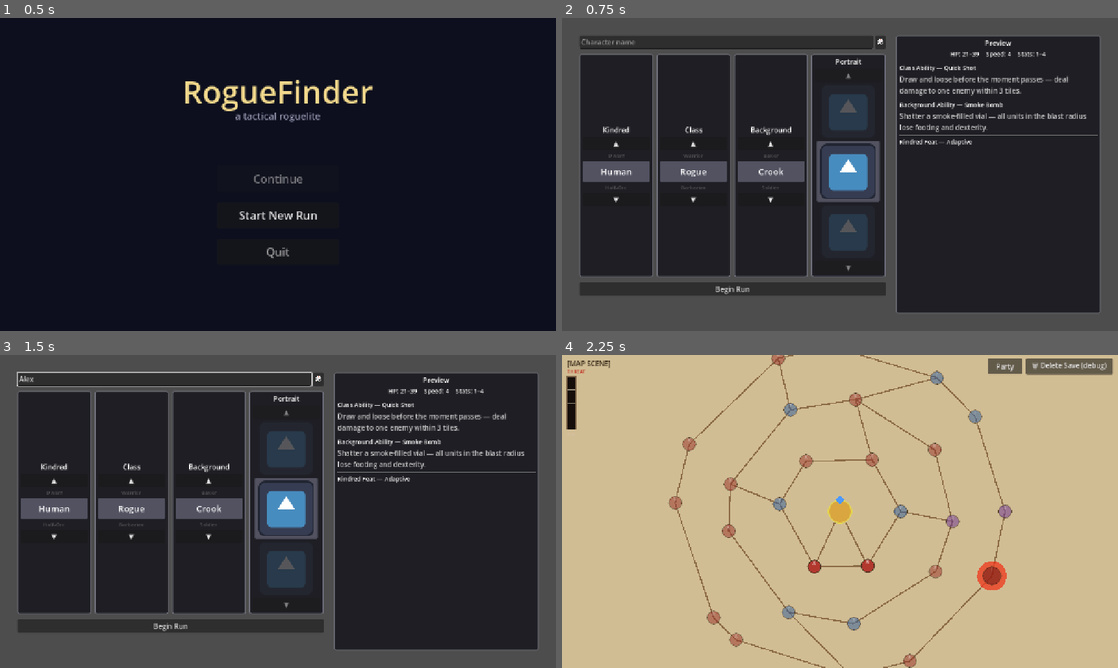
Above: before the commit, frames 1-4 (two rows, left to right).
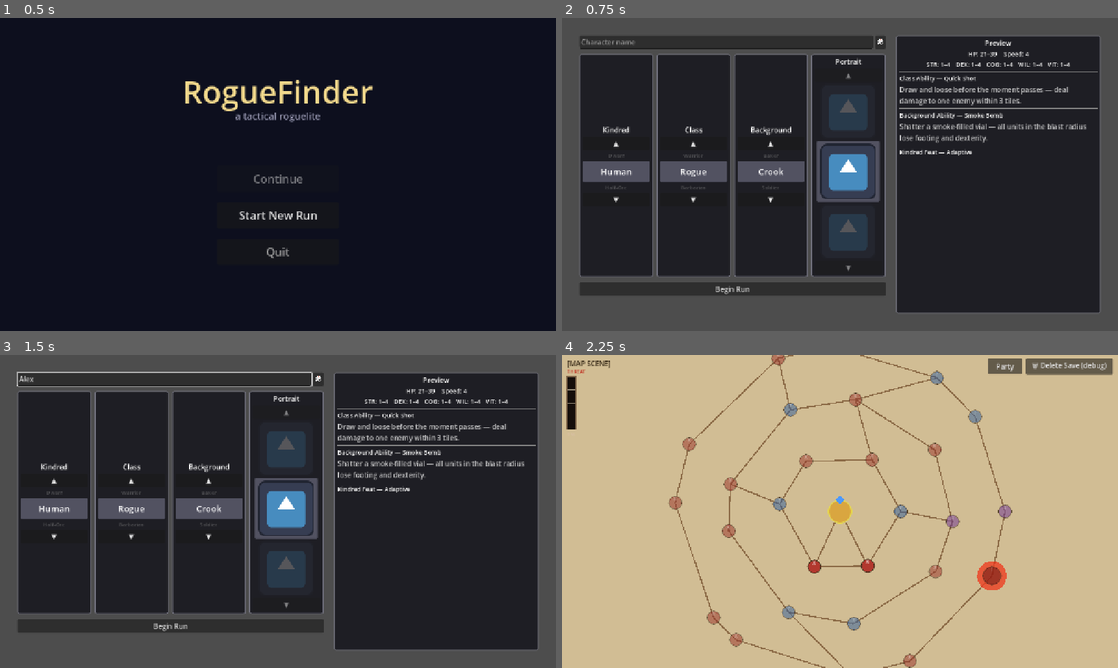
Above: after the commit, the same moments.

Repository: caleb-the-dev/RogueFinder
Game: Godot game, scene res://main.tscn
The game is run twice, just before and just after one commit, with the same random seed, the same clock (stepped at 60 frames per second) and the same inputs. The engine's default icon, where the game draws it, is replaced by a stand-in: a white triangle on a blue panel in a dark square.
Inputs (mouse positions are in pixels of both pictures, inside the frame that each line leads up to):
- Up to frame 1 (0.5 s): no input
- Up to frame 2 (0.75 s): click "Start New Run" at 0.5 s
- Up to frame 3 (1.5 s): click (166, 380) at 1.27 s; type "Alex" at 1.35 s
- Up to frame 4 (2.25 s): click "Begin Run" at 2 s

Frame 1 is identical in both runs. In frame 2, 3.1% of the frame differs, in the area x 60-97%, y 10-44%; in frame 3, 3.1%; in frame 4, nothing differs.

Commit message:
feat(creation): show all 5 attributes in preview (STR/DEX/COG/WIL/VIT)
Replaced the single flat "Stats: 1–4" label with a dedicated attribute
row listing each of the five core stats individually. All five still
roll 1–4 at creation regardless of picks, so the labels are built
without instance-var refs — only HP + Speed still need live updates
from _calc_preview().

Dropped the now-unused _preview_stats_lbl instance var + its push in
_calc_preview().

Co-Authored-By: Claude Opus 4.7 <noreply@anthropic.com>

Diff:
--- a/rogue-finder/scripts/ui/CharacterCreationManager.gd
+++ b/rogue-finder/scripts/ui/CharacterCreationManager.gd
@@ -23,7 +23,6 @@
 # Preview panel label refs — populated in _build_preview_panel(), pushed by _calc_preview().
 var _preview_hp_lbl:        Label = null
 var _preview_speed_lbl:     Label = null
-var _preview_stats_lbl:     Label = null
 var _preview_class_name:    Label = null
 var _preview_class_desc:    Label = null
 var _preview_bg_name:       Label = null
@@ -282,7 +281,7 @@
 	header_lbl.add_theme_font_size_override("font_size", 16)
 	col.add_child(header_lbl)
 
-	# Stat strip: HP range · Speed · Stats (1–4)
+	# Top strip: HP range · Speed
 	var stats_row := HBoxContainer.new()
 	stats_row.add_theme_constant_override("separation", 16)
 	stats_row.alignment = BoxContainer.ALIGNMENT_CENTER
@@ -290,10 +289,20 @@
 
 	_preview_hp_lbl    = _make_stat_label("HP: —")
 	_preview_speed_lbl = _make_stat_label("Speed: —")
-	_preview_stats_lbl = _make_stat_label("Stats: 1–4")
 	stats_row.add_child(_preview_hp_lbl)
 	stats_row.add_child(_preview_speed_lbl)
-	stats_row.add_child(_preview_stats_lbl)
+
+	# Attributes row — all five roll 1–4 at creation regardless of picks.
+	var attr_row := HBoxContainer.new()
+	attr_row.add_theme_constant_override("separation", 12)
+	attr_row.alignment = BoxContainer.ALIGNMENT_CENTER
+	col.add_child(attr_row)
+
+	attr_row.add_child(_make_stat_label("STR: 1–4"))
+	attr_row.add_child(_make_stat_label("DEX: 1–4"))
+	attr_row.add_child(_make_stat_label("COG: 1–4"))
+	attr_row.add_child(_make_stat_label("WIL: 1–4"))
+	attr_row.add_child(_make_stat_label("VIT: 1–4"))
 
 	col.add_child(HSeparator.new())
 
@@ -390,7 +399,6 @@
 	if _preview_hp_lbl != null:
 		_preview_hp_lbl.text    = "HP: %d–%d" % [hp_min, hp_max]
 		_preview_speed_lbl.text = "Speed: %d" % speed
-		_preview_stats_lbl.text = "Stats: 1–4"
 		_preview_class_name.text = "Class Ability — %s" % class_ab.ability_name
 		_preview_class_desc.text = class_ab.description
 		_preview_bg_name.text    = "Background Ability — %s" % bg_ab.ability_name
Not shown, changed: docs/map_directories/hud_system.md
